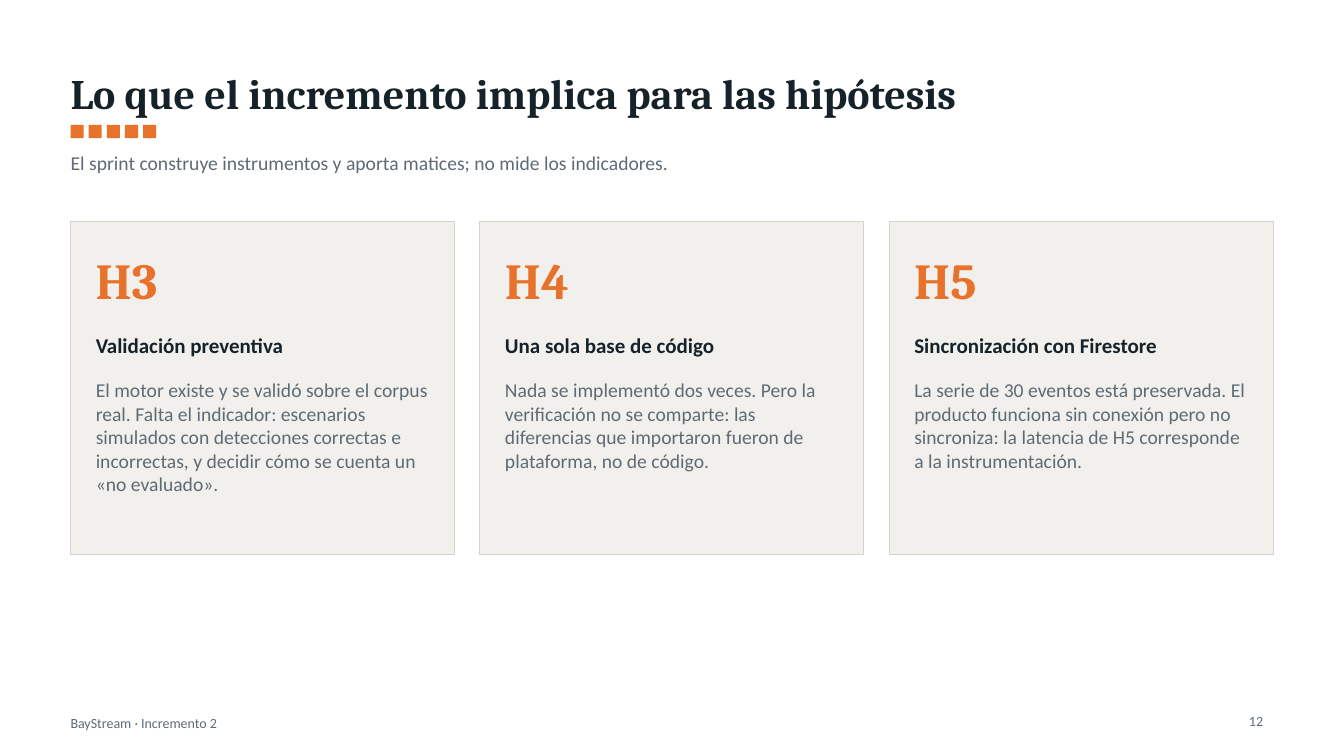
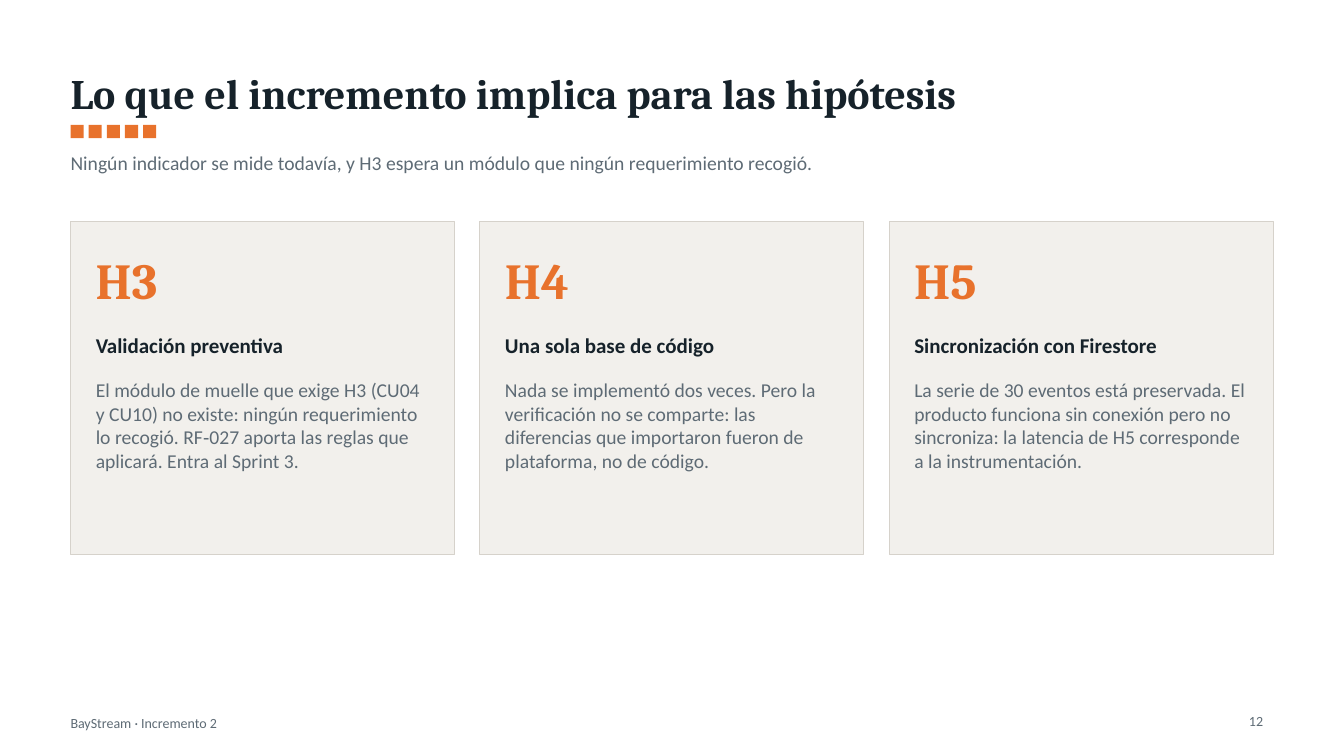
Before and after one commit to YovaWarrior/Proyecto-BayStream, a slide deck: slide 12 of docs/BayStream_Incremento2_Presentacion.pptx. Drawn at 1344x756 pixels with LibreOffice and Linux fonts; fonts in the diff are those of the drawing. Boxes give left, top, right and bottom in pixels: in the first picture for what was removed or moved away, otherwise in the second. Text is boxed around its words. In the diff, an @@ line names an element or a change of style, - is before the commit and + after.

```diff
--- a/docs/BayStream_Incremento2_Presentacion.pptx
+++ b/docs/BayStream_Incremento2_Presentacion.pptx
@@ text at <box>71,156,812,174</box>: text changed @@
-El sprint construye instrumentos y aporta matices; no mide los indicadores.
+Ningún indicador se mide todavía, y H3 espera un módulo que ningún requerimiento recogió.
@@ text at <box>96,383,420,471</box>: text changed @@
-El motor existe y se validó sobre el corpus real. Falta el indicador: escenarios simulados con detecciones correctas e incorrectas, y decidir cómo se cuenta un «no evaluado».
+El módulo de muelle que exige H3 (CU04 y CU10) no existe: ningún requerimiento lo recogió. RF‑027 aporta las reglas que aplicará. Entra al Sprint 3.
```
Also in this commit, not shown: 2 other slides changed, 3 other files.
